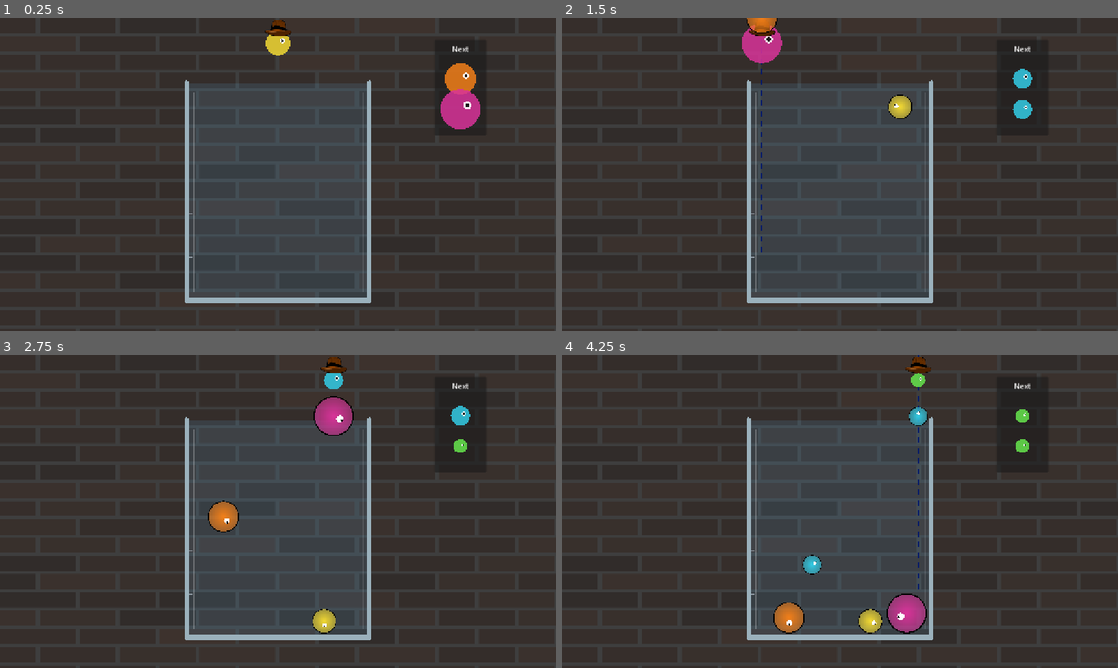
Above: before the commit, frames 1-4 (two rows, left to right).
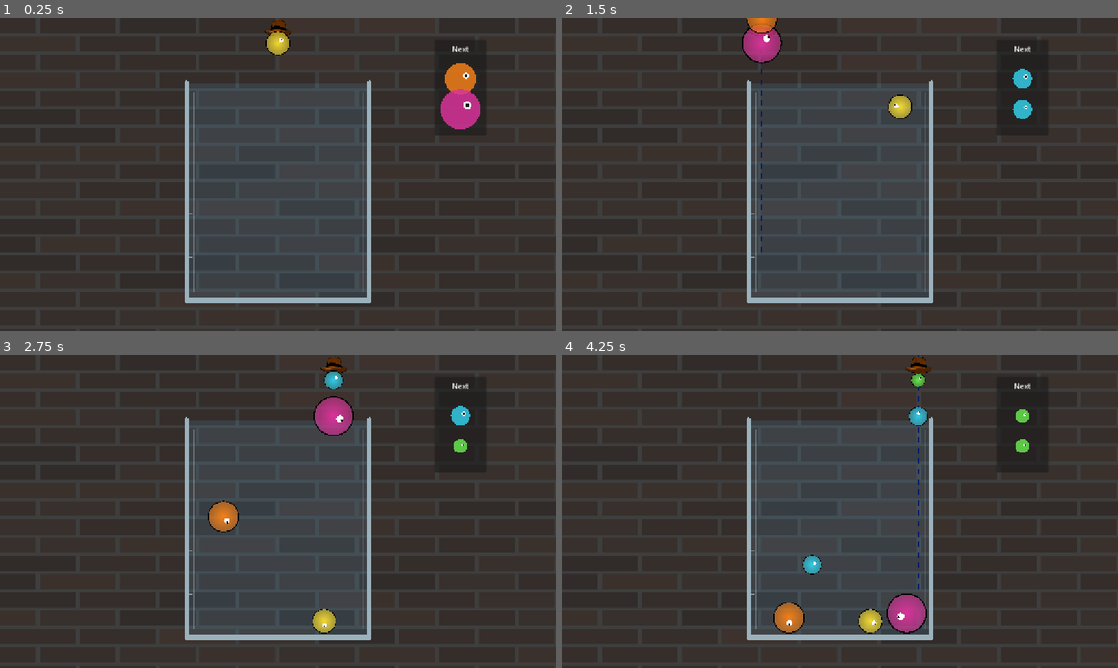
Above: after the commit, the same moments.

Repository: broli/oozecrawler
Game: Godot game, scene res://scenes/Core/main.tscn
The game is run twice, just before and just after one commit, with the same random seed, the same clock (stepped at 60 frames per second) and the same inputs. The project has no main scene, so this scene is started directly.
Inputs (mouse positions are in pixels of both pictures, inside the frame that each line leads up to):
- Up to frame 1 (0.25 s): no input
- Up to frame 2 (1.5 s): tap Enter at 0.5 s; move the mouse to (962, 158) at 0.52 s; click (962, 158) at 0.67 s; move the mouse to (728, 190) at 1.27 s; click (728, 190) at 1.42 s
- Up to frame 3 (2.75 s): move the mouse to (333, 442) at 2.02 s; click (333, 442) at 2.17 s
- Up to frame 4 (4.25 s): move the mouse to (812, 574) at 2.77 s; click (812, 574) at 2.92 s; move the mouse to (1006, 558) at 3.52 s; click (1006, 558) at 3.67 s

The runs differ from the first frame. In frame 1, 0.2% of the frame differs, in the area x 47-53%, y 4-12%; in frame 2, 0.4%, in the area x 32-40%, y 2-15%; in frame 3, 0.1%; in frame 4, less than 0.1%.

Commit message:
feat(dropper): update preview slime to use shader material

Diff:
--- a/scenes/Core/dropper.tscn
+++ b/scenes/Core/dropper.tscn
@@ -2,6 +2,11 @@
 
 [ext_resource type="Script" uid="uid://bghem5fh204o5" path="res://scripts/characters/dropper.gd" id="1_f2eq8"]
 [ext_resource type="Texture2D" uid="uid://cevejaetnknwt" path="res://assets/sprites/prototiping/liftarn_Adventurer_Hat.svg" id="2_lfe3p"]
+[ext_resource type="Shader" uid="uid://qikhvu7oy3m1" path="res://Shaders/slime.gdshader" id="3_bnnnk"]
+
+[sub_resource type="ShaderMaterial" id="ShaderMaterial_ktxv1"]
+shader = ExtResource("3_bnnnk")
+shader_parameter/base_color = Color(0.3, 0.85, 0.3, 1)
 
 [node name="Dropper" type="Node2D" unique_id=1659214463]
 script = ExtResource("1_f2eq8")
@@ -10,3 +15,8 @@
 position = Vector2(0, 30)
 scale = Vector2(0.5, 0.5)
 texture = ExtResource("2_lfe3p")
+
+[node name="PreviewSlime" type="ColorRect" parent="." unique_id=25715229]
+material = SubResource("ShaderMaterial_ktxv1")
+offset_right = 40.0
+offset_bottom = 40.0
--- a/scripts/characters/dropper.gd
+++ b/scripts/characters/dropper.gd
@@ -30,8 +30,6 @@
 	#aim lines have to be dashed gorsh dan it
 	draw_dashed_line(Vector2.ZERO,Vector2(0,540),aimguide_color, 2.0, dash_lenght)
 
-	#we need to show the current slime under the hat
-	Slime.draw_visual(self,Vector2(0.0,60.0),current_slime_tier)
 
 func _unhandled_input(event: InputEvent) -> void:
 	if event is InputEventMouseButton and event.button_index == MOUSE_BUTTON_LEFT and event.is_pressed():
@@ -53,4 +51,8 @@
 
 func set_current_slime_tier(new_tier: int) -> void:
 	current_slime_tier = new_tier
+	if not Slime.TIER_DATA.has(new_tier):
+		return
+	Slime.setup_visual($PreviewSlime, current_slime_tier, Vector2(0.0, 60.0))
+
 	queue_redraw()
